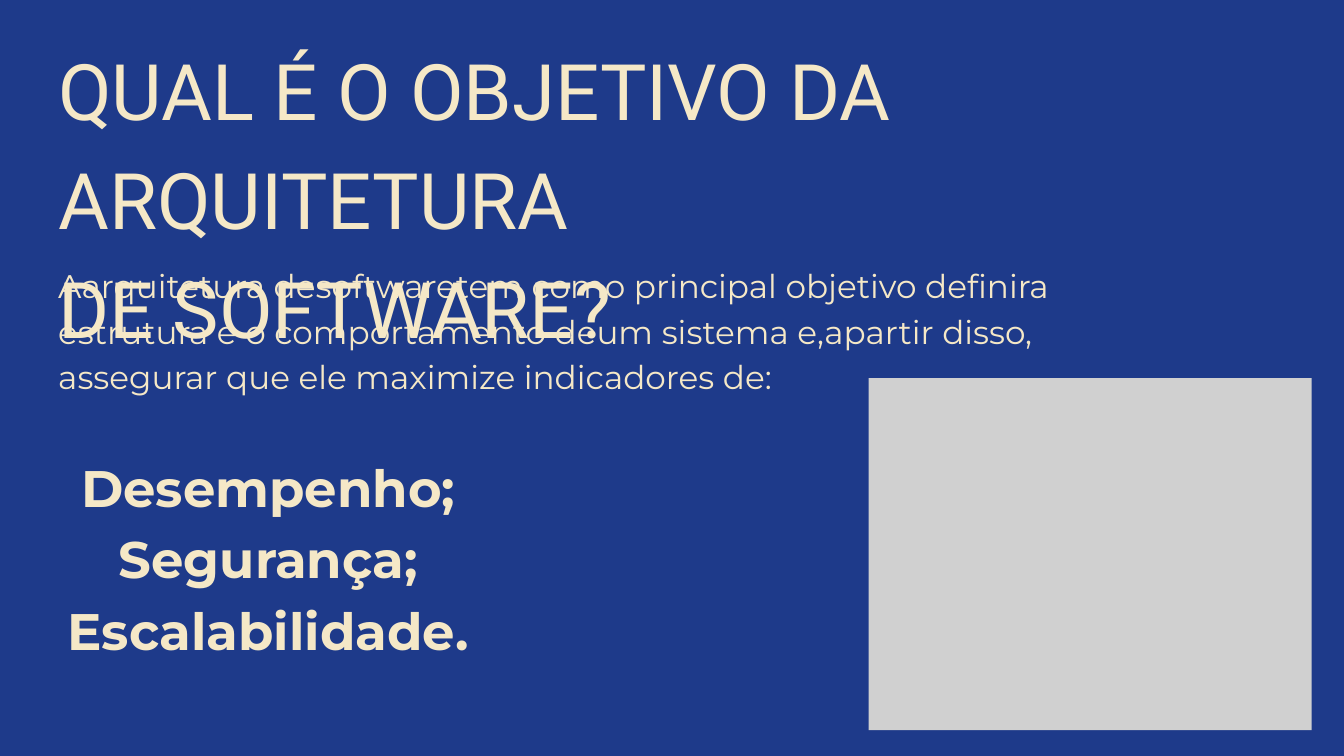
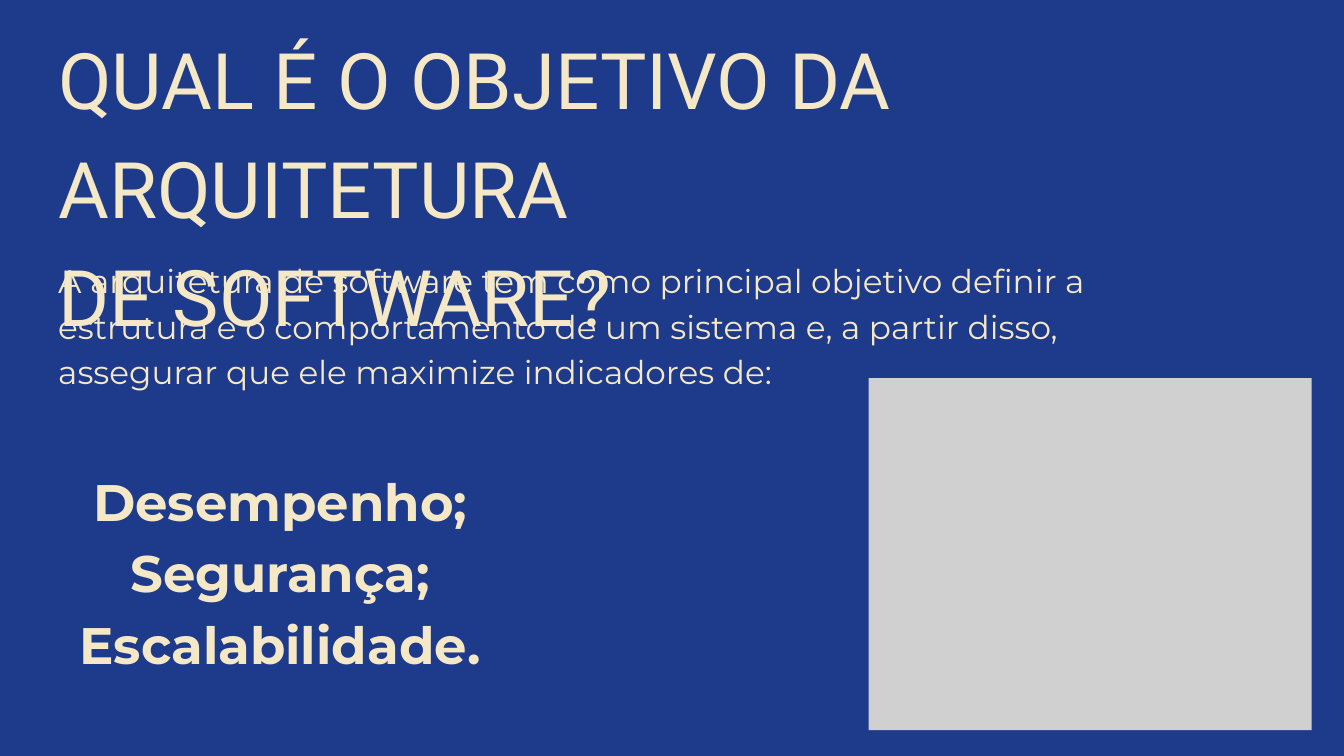
Before and after one commit to Liche008/Eng-Soft2-Grupo2, a slide deck: slide 3 of Apresentacao.pptx. Drawn at 1344x756 pixels with LibreOffice and Linux fonts; fonts in the diff are those of the drawing; grey boxes stand for pictures. Boxes give left, top, right and bottom in pixels: in the first picture for what was removed or moved away, otherwise in the second. Text is boxed around its words. In the diff, an @@ line names an element or a change of style, - is before the commit and + after.

```diff
--- a/Apresentacao.pptx
+++ b/Apresentacao.pptx
@@ text "QUAL É O OBJETIVO DA ..." rewrapped from [58,49,891,351] to [58,38,891,345] @@
@@ text at [58,268,1084,301]: spaces changed @@
-Aarquitetura desoftwaretem como principal objetivo definira
+A arquitetura de software tem como principal objetivo definir a
@@ text at [58,307,1058,391]: spaces changed @@
-estrutura e o comportamento deum sistema e,apartir disso, assegurar que ele maximize indicadores de:
+estrutura e o comportamento de um sistema e, a partir disso, assegurar que ele maximize indicadores de:
@@ text "Desempenho; Segurança; Escalabilidade.": place and size @@
-text "Desempenho; Segurança; Escalabilidade." at [68,469,469,651]
+text "Desempenho; Segurança; Escalabilidade." at [80,483,481,665]
```
Also in this commit, not shown: 27 other slides changed, 7 slides added, 5 slides removed.
